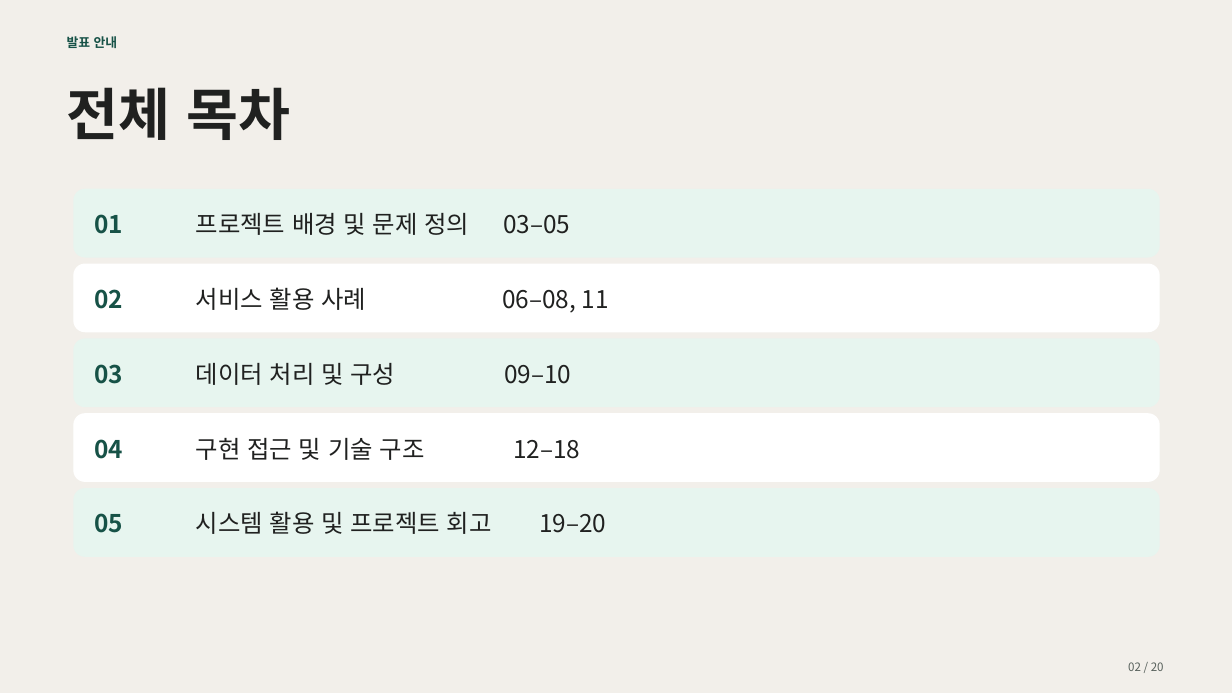
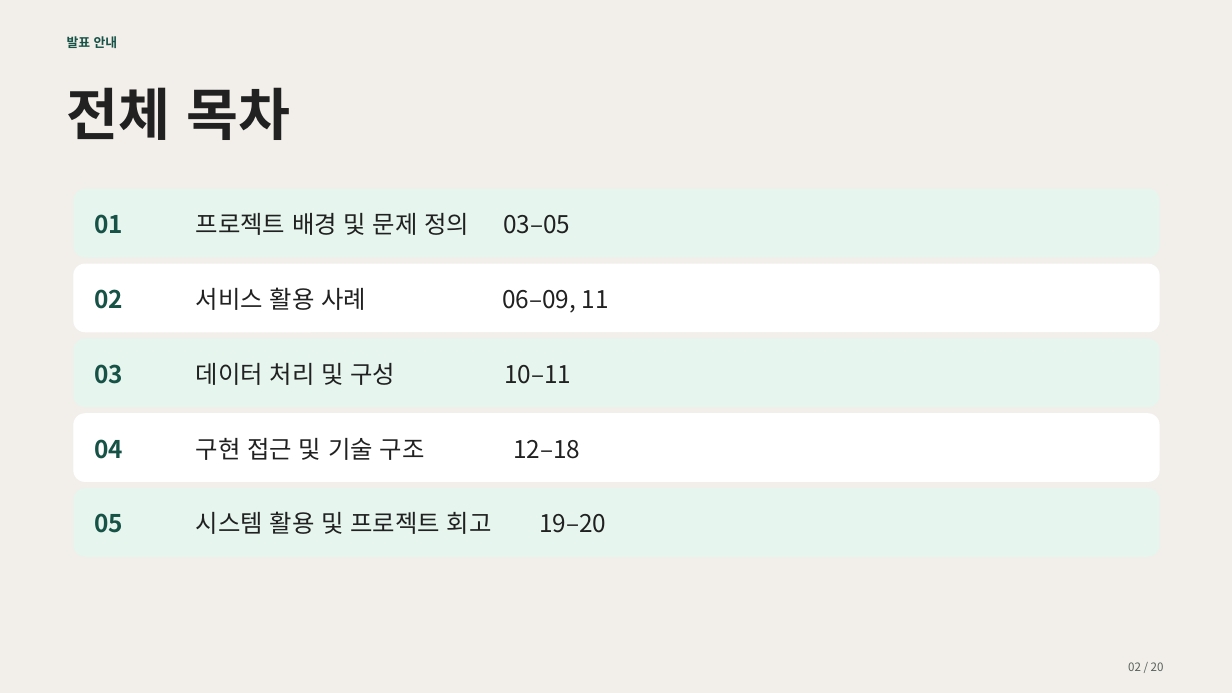
Before and after one commit to encore-ai-campus/mle-02-p2-team3, a slide deck: slide 2 of src/card_benefit/docs/presentation/카드혜택_GraphRAG_최종_20장_검색과근거조회설명추가.pptx. Drawn at 1232x693 pixels with LibreOffice and Linux fonts; fonts in the diff are those of the drawing. Boxes give left, top, right and bottom in pixels: in the first picture for what was removed or moved away, otherwise in the second. Text is boxed around its words. In the diff, an @@ line names an element or a change of style, - is before the commit and + after.

```diff
--- a/src/card_benefit/docs/presentation/카드혜택_GraphRAG_최종_20장_검색과근거조회설명추가.pptx
+++ b/src/card_benefit/docs/presentation/카드혜택_GraphRAG_최종_20장_검색과근거조회설명추가.pptx
@@ text at box(196, 287, 609, 313): text changed @@
-서비스 활용 사례 06–08, 11
+서비스 활용 사례 06–09, 11
@@ text at box(196, 363, 571, 385): text changed @@
-데이터 처리 및 구성 09–10
+데이터 처리 및 구성 10–11
```
Also in this commit, not shown: 5 other slides changed, 4 slides added.
